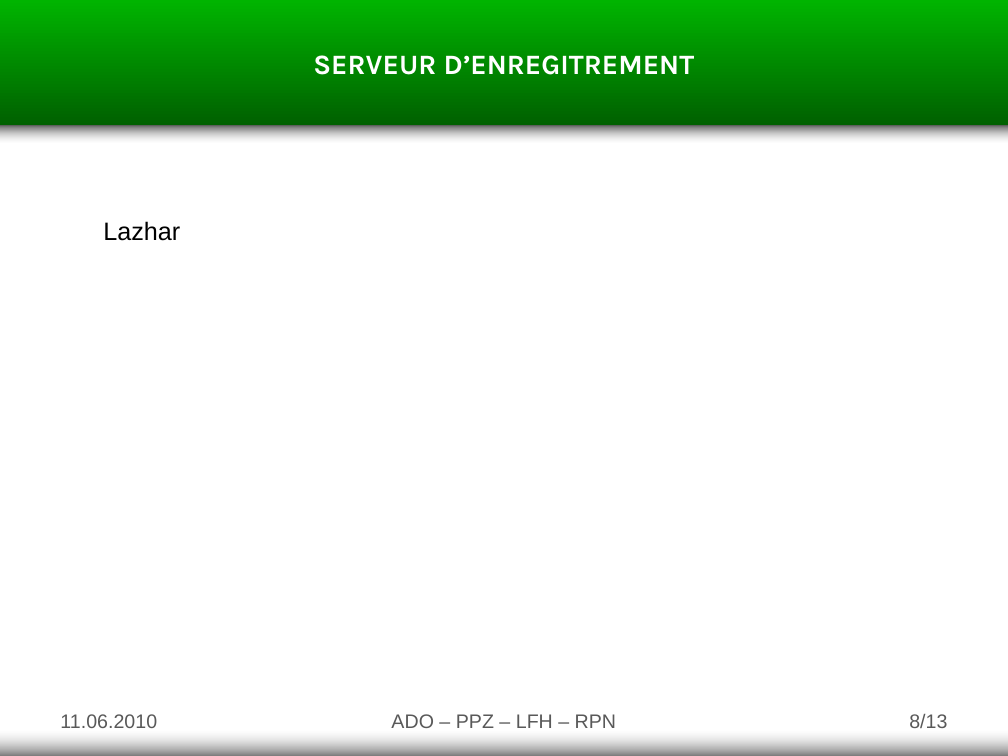
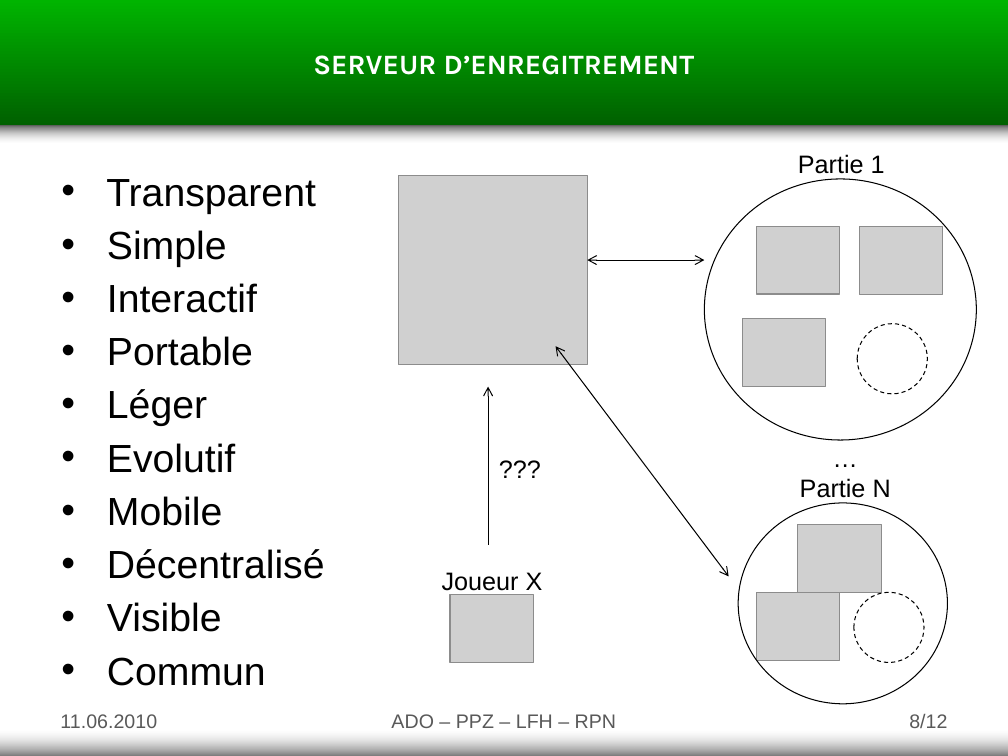
Before and after one commit to goupildb/asd-tower-defense, a slide deck: slide 8 of documents/v2.0/Presentation.pptx. Drawn at 1008x756 pixels with LibreOffice and Linux fonts; fonts in the diff are those of the drawing; grey boxes stand for pictures; background and template pictures are left out. Boxes give left, top, right and bottom in pixels: in the first picture for what was removed or moved away, otherwise in the second. Text is boxed around its words. In the diff, an @@ line names an element or a change of style, - is before the commit and + after.

```diff
--- a/documents/v2.0/Presentation.pptx
+++ b/documents/v2.0/Presentation.pptx
@@ text added at (106,179,325,686), 28 pt, text #000000 @@
+• Transparent
+• Simple
+• Interactif
+• Portable
+• Léger
+• Evolutif
+• Mobile
+• Décentralisé
+• Visible
+• Commun
@@ picture added at (398,175,588,365) @@
@@ group added at (705,179,977,440): 3 pictures, 1 ellipse @@
@@ text added at (798,154,885,179), 18 pt, text #000000 @@
+Partie 1
@@ text removed at (103,221,180,241) @@
-Lazhar
@@ double arrow added from (705, 260) to (588, 260), #000000 0.75 pt @@
@@ ellipse added at (857,324,927,394), outline #000000 0.75 pt dashed @@
@@ double arrow added from (555, 347) to (729, 577), #000000 0.75 pt @@
@@ arrow added from (488, 545) to (488, 387), #000000 0.75 pt @@
@@ text added at (405,449,635,489), 18 pt, text #000000 @@
+???
@@ text added at (800,478,891,503), 18 pt, text #000000 @@
+…
+Partie N
@@ ellipse added at (738,503,948,704), outline #000000 0.75 pt @@
@@ picture added at (797,524,881,592) @@
@@ text added at (442,572,543,596), 18 pt, text #000000 @@
+Joueur X
@@ picture added at (450,595,533,662) @@
@@ picture added at (756,593,840,660) @@
@@ ellipse added at (854,593,924,663), outline #000000 0.75 pt dashed @@
@@ page number at (909,714,947,728): text changed @@
-8/13
+8/12
```
Also in this commit, not shown: 3 other slides changed.
